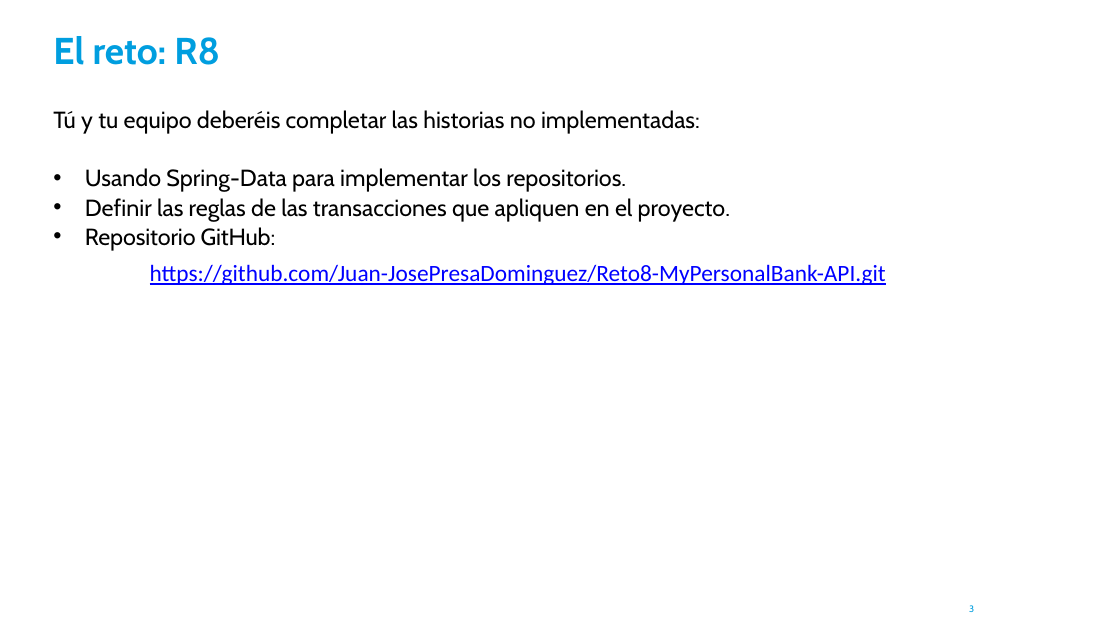
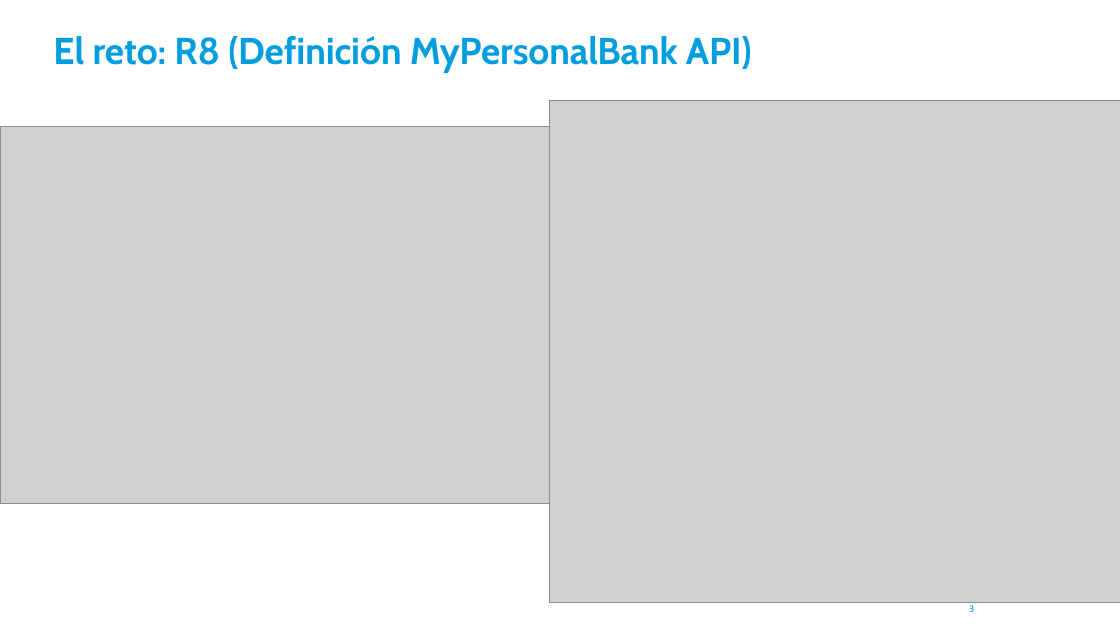
Before and after one commit to Juan-JosePresaDominguez/Reto8-MyPersonalBank-API, a slide deck: slide 3 of MyPersonalBankAPI/docs/R8 - Reto Caso Práctico [Equipo 2] - MyPersonalBank API.pptx. Drawn at 1120x630 pixels with LibreOffice and Linux fonts; fonts in the diff are those of the drawing; grey boxes stand for pictures. Boxes give left, top, right and bottom in pixels: in the first picture for what was removed or moved away, otherwise in the second. Text is boxed around its words. In the diff, an @@ line names an element or a change of style, - is before the commit and + after.

Commit message:
Reto8-MyPersonalBank-API REST

```diff
--- a/MyPersonalBankAPI/docs/R8 - Reto Caso Práctico [Equipo 2] - MyPersonalBank API.pptx
+++ b/MyPersonalBankAPI/docs/R8 - Reto Caso Práctico [Equipo 2] - MyPersonalBank API.pptx
@@ title at [53,36,752,72]: text changed @@
-El reto: R8
+El reto: R8 (Definición MyPersonalBank API)
@@ text removed at [53,110,886,285] @@
-Tú y tu equipo deberéis completar las historias no implementadas:
-• Usando Spring-Data para implementar los repositorios.
-• Definir las reglas de las transacciones que apliquen en el proyecto.
-• Repositorio GitHub:
-https://github.com/Juan-JosePresaDominguez/Reto8-MyPersonalBank-API.git
@@ picture added at [549,101,1120,602] @@
@@ picture added at [0,127,557,504] @@
```
Also in this commit, not shown: 1 other slide changed, 10 other files.
